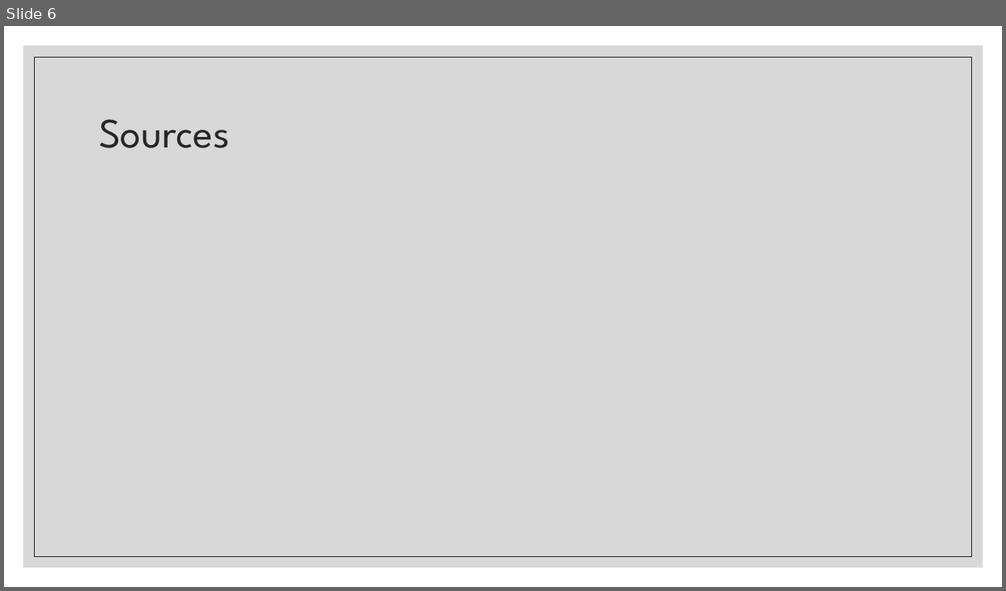
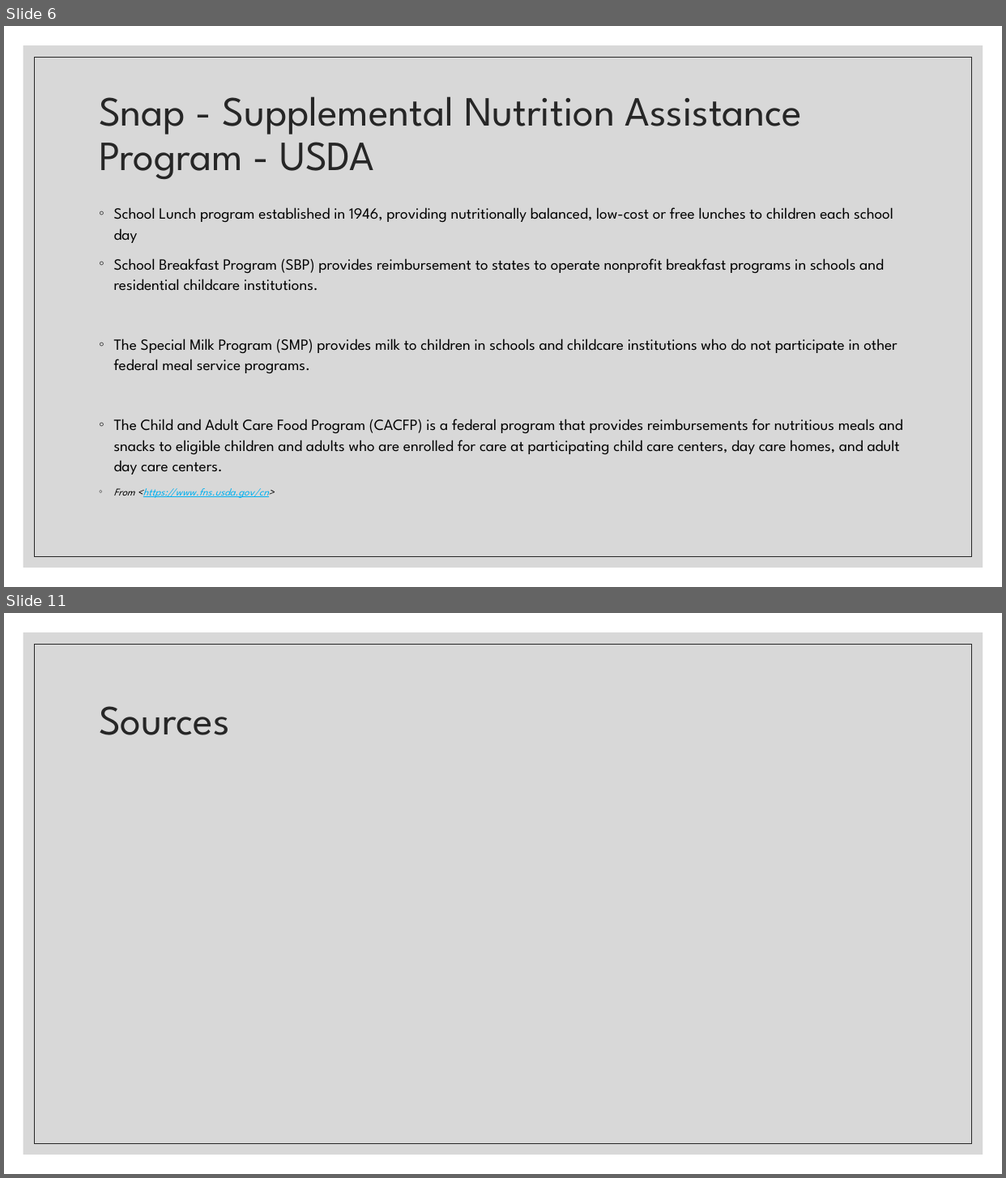
Before and after one commit to annrinTN/capstone_annrumsey, a slide deck: NSS Capstone Ann Rumsey.pptx. Shown one above the other, each under a label of ours: slide 6 before the commit, slides 6 and 11 after it; the slides between them are not shown. The pictures are 1006x591 and 1006x1178 pixels, drawn with LibreOffice and Linux fonts; fonts in the diff are those of the drawing. Boxes give left, top, right and bottom in pixels: in the first picture for what was removed or moved away, otherwise in the second. Text is boxed around its words. In the diff, an @@ line names an element or a change of style, - is before the commit and + after.

```diff
--- a/NSS Capstone Ann Rumsey.pptx
+++ b/NSS Capstone Ann Rumsey.pptx
@@ slide 6 added at (4,26,1002,587), background #FFFFFF; not listed: 2 template elements that a slide beside it also shows @@
@@ title added at (99,96,802,180), 40 pt, text #262626 @@
+Snap - Supplemental Nutrition Assistance Program - USDA
@@ text added at (114,207,903,498), 15 pt, text #000000 @@
+◦ School Lunch program established in 1946, providing nutritionally balanced, low-cost or free lunches to children each school day
+◦ School Breakfast Program (SBP) provides reimbursement to states to operate nonprofit breakfast programs in schools and residential childcare institutions.
+◦ The Special Milk Program (SMP) provides milk to children in schools and childcare institutions who do not participate in other federal meal service programs.
+◦ The Child and Adult Care Food Program (CACFP) is a federal program that provides reimbursements for nutritious meals and snacks to eligible children and adults who are enrolled for care at participating child care centers, day care homes, and adult day care centers.
+◦ From <https://www.fns.usda.gov/cn>
@@ what was slide 6 is now slide 11 @@
```
Also in this commit, not shown: 3 slides changed, 5 other slides added, 1 slide removed, 5 other files.
